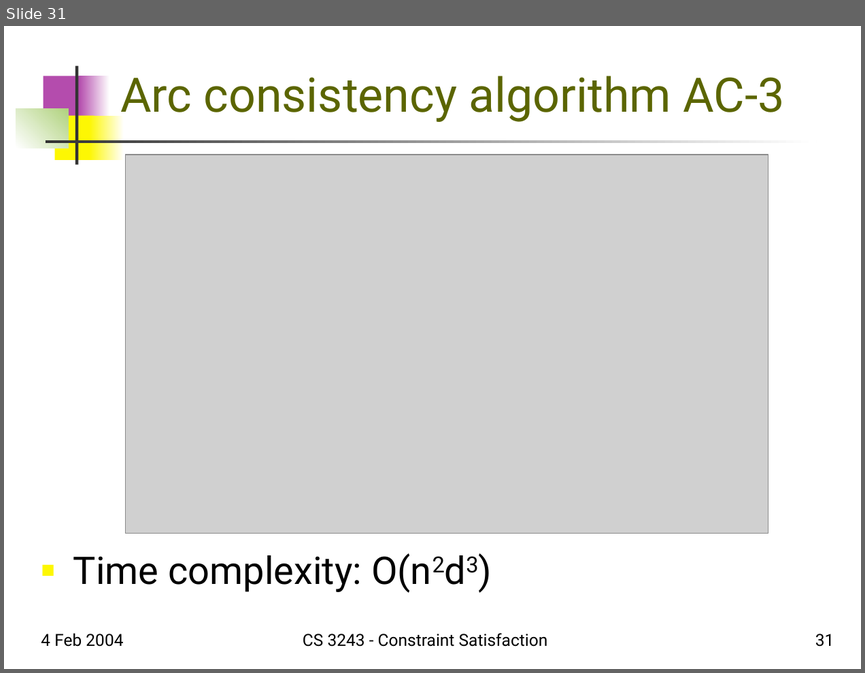
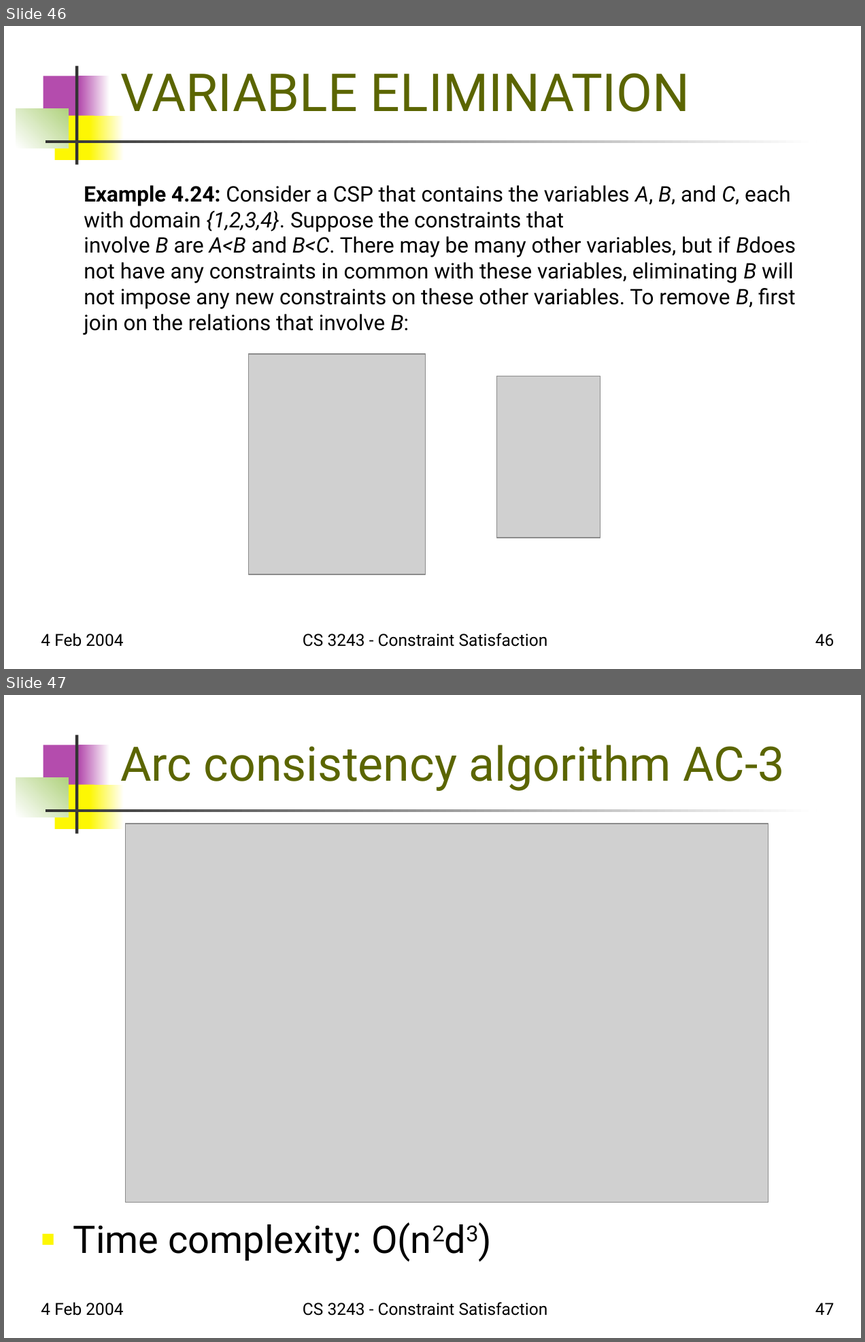
Before and after one commit to Rafi-afridi/Artificial_intelligence, a slide deck: Book slides/m5-csp.ppt. Shown one above the other, each under a label of ours: slide 31 before the commit, slides 46 and 47 after it. The pictures are 865x673 and 865x1342 pixels, drawn with LibreOffice and Linux fonts; fonts in the diff are those of the drawing; grey boxes stand for pictures. Boxes give left, top, right and bottom in pixels: in the first picture for what was removed or moved away, otherwise in the second. Text is boxed around its words. In the diff, an @@ line names an element or a change of style, - is before the commit and + after.

```diff
--- a/Book slides/m5-csp.ppt
+++ b/Book slides/m5-csp.ppt
@@ slide 46 added at (4,26,861,669), background #FFFFFF; not listed: 7 template elements that a slide beside it also shows @@
@@ title added at (120,73,690,112), 44 pt, text #5B6501 @@
+VARIABLE ELIMINATION
@@ text added at (84,185,796,335), 18 pt, text #000000 @@
+Example 4.24: Consider a CSP that contains the variables A, B, and C, each with domain {1,2,3,4}. Suppose the constraints that involve B are A<B and B<C. There may be many other variables, but if Bdoes not have any constraints in common with these variables, eliminating B will not impose any new constraints on these other variables. To remove B, first join on the relations that involve B:
@@ picture added at (248,353,425,573) @@
@@ picture added at (496,376,600,537) @@
@@ text added at (41,633,123,646), 14 pt, text #000000 @@
+4 Feb 2004
@@ text added at (303,633,548,646), 14 pt, text #000000 @@
+CS 3243 - Constraint Satisfaction
@@ page number added at (815,633,834,646), 14 pt, text #000000 @@
+46
@@ what was slide 31 is now slide 47 @@
@@ page number at (815,1302,834,1314): text changed @@
-31
+47
```
Also in this commit, not shown: 15 other slides added, 6 other files.
